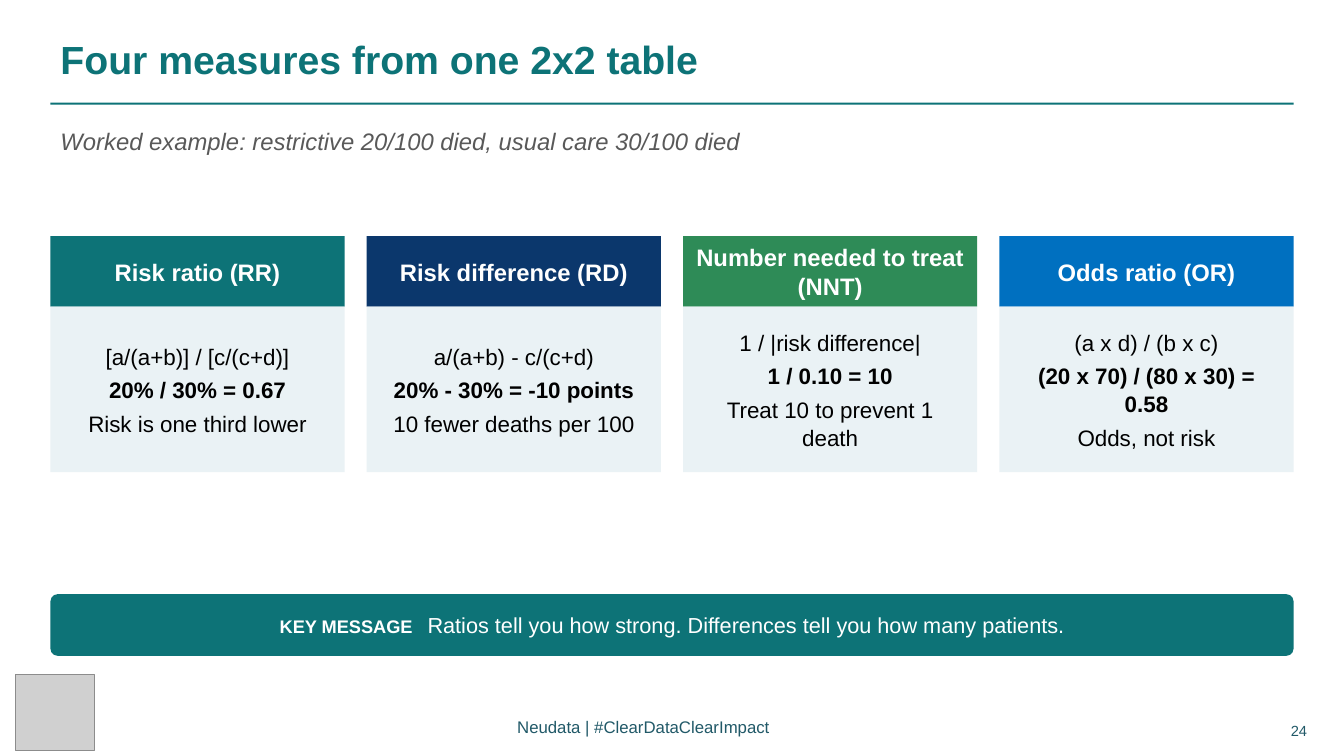
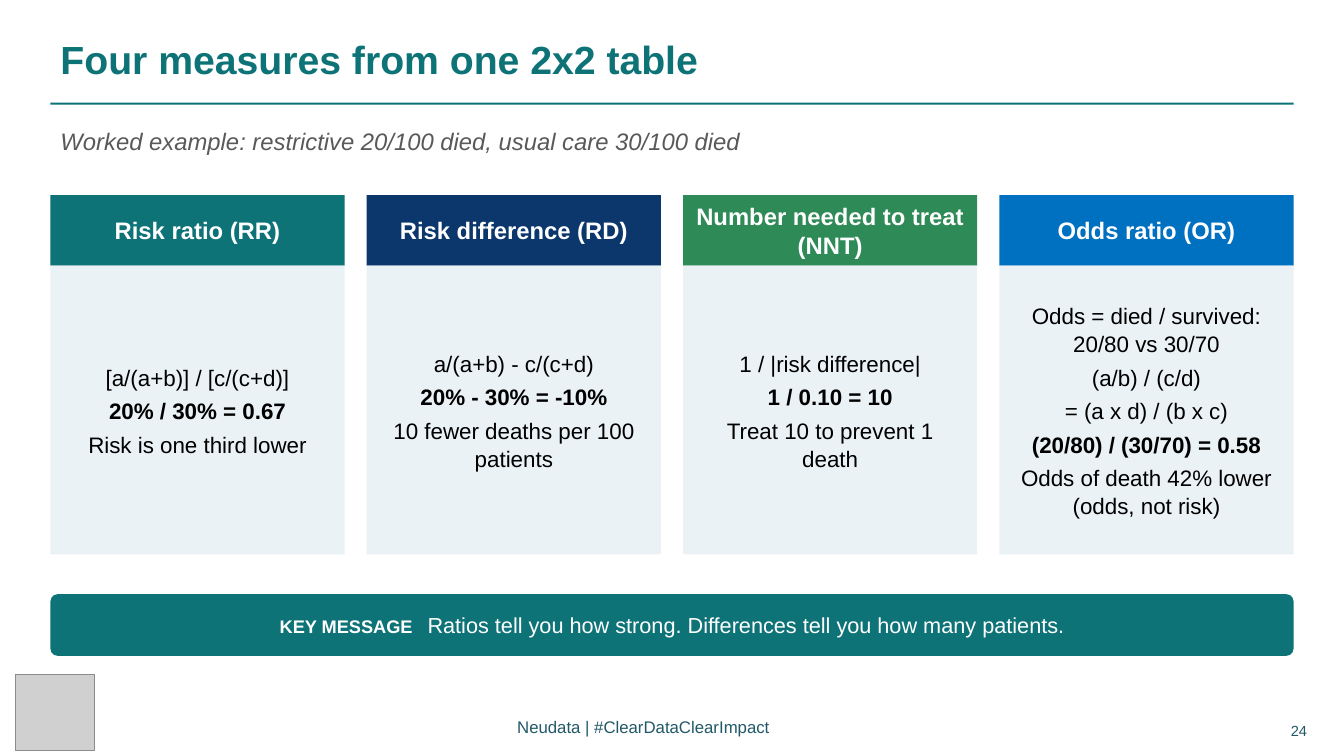
Before and after one commit to neu-data/FoundationsofClinicalResearch, a slide deck: slide 24 of en/files/slides/Session_4_EN.pptx. Drawn at 1344x756 pixels with LibreOffice and Linux fonts; fonts in the diff are those of the drawing; grey boxes stand for pictures. Boxes give left, top, right and bottom in pixels: in the first picture for what was removed or moved away, otherwise in the second. Text is boxed around its words. In the diff, an @@ line names an element or a change of style, - is before the commit and + after.

```diff
--- a/en/files/slides/Session_4_EN.pptx
+++ b/en/files/slides/Session_4_EN.pptx
@@ 4 rectangles moved together from (x1=50, y1=236, x2=1294, y2=307) to (x1=50, y1=196, x2=1294, y2=266) @@
@@ rectangle "[a/(a+b)] / [c/(c+d)]" resized from (x1=50, y1=307, x2=345, y2=472) to (x1=50, y1=266, x2=345, y2=555) @@
@@ rectangle "a/(a+b) - c/(c+d)" resized from (x1=367, y1=307, x2=661, y2=472) to (x1=367, y1=266, x2=661, y2=555) @@
@@ rectangle "1 / |risk difference|" resized from (x1=684, y1=307, x2=978, y2=472) to (x1=684, y1=266, x2=978, y2=555) @@
@@ rectangle "Odds = died / survived: ..." resized from (x1=999, y1=307, x2=1294, y2=472) to (x1=999, y1=266, x2=1294, y2=555) @@
@@ text in rectangle at (x1=1021, y1=307, x2=1271, y2=519): text changed @@
-(a x d) / (b x c)
-(20 x 70) / (80 x 30) = 0.58
-Odds, not risk
+Odds = died / survived: 20/80 vs 30/70
+(a/b) / (c/d)
+= (a x d) / (b x c)
+(20/80) / (30/70) = 0.58
+Odds of death 42% lower (odds, not risk)
@@ text in rectangle at (x1=393, y1=389, x2=634, y2=472): text changed @@
-20% - 30% = -10 points
-10 fewer deaths per 100
+20% - 30% = -10%
+10 fewer deaths per 100 patients
```
Also in this commit, not shown: 17 other slides changed, 2 slides added, 44 other files.
